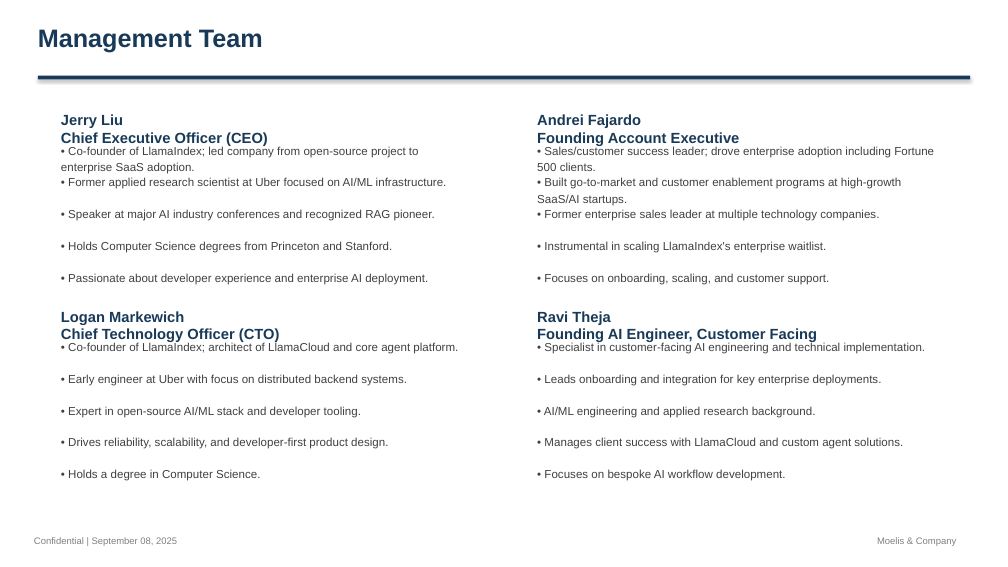
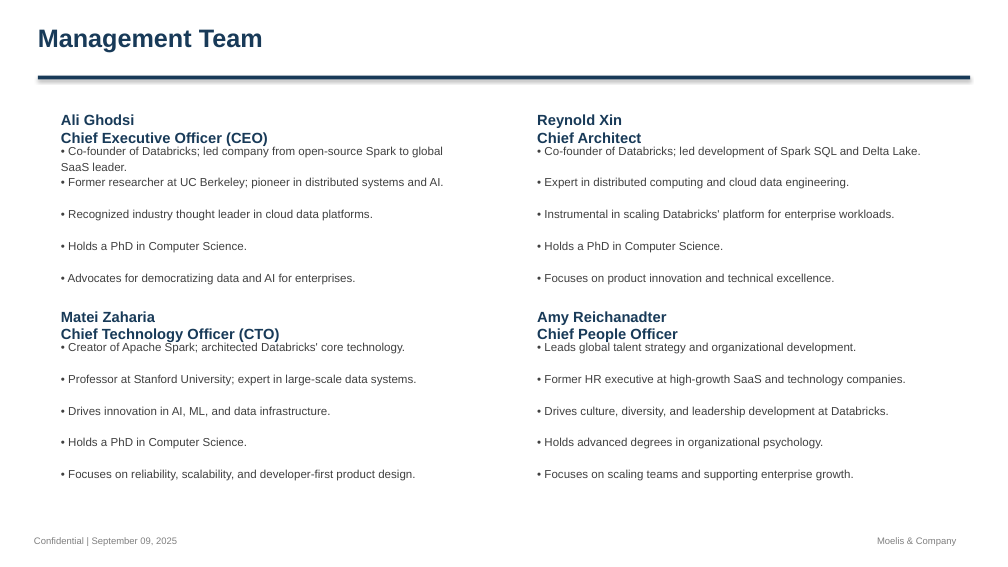
Before and after one commit to alinvb/slide_generator, a slide deck: slide 2 of ai_generated_deck.pptx (slide 5 before the commit). Drawn at 1008x567 pixels with LibreOffice and Linux fonts; fonts in the diff are those of the drawing. Boxes give left, top, right and bottom in pixels: in the first picture for what was removed or moved away, otherwise in the second. Text is boxed around its words. In the diff, an @@ line names an element or a change of style, - is before the commit and + after.

```diff
--- a/ai_generated_deck.pptx
+++ b/ai_generated_deck.pptx
@@ text at <box>61,114,268,146</box>: text changed @@
-Jerry Liu
-Chief Executive Officer (CEO)
+Ali Ghodsi
+Chief Executive Officer (CEO)
@@ text at <box>537,114,642,143</box>: text changed @@
-Andrei Fajardo
-Founding Account Executive
+Reynold Xin
+Chief Architect
@@ text at <box>61,146,443,171</box>: text changed @@
-• Co-founder of LlamaIndex; led company from open-source project to enterprise SaaS adoption.
+• Co-founder of Databricks; led company from open-source Spark to global SaaS leader.
@@ text at <box>544,146,921,158</box>: text changed @@
-• Sales/customer success leader; drove enterprise adoption including Fortune 500 clients.
+• Co-founder of Databricks; led development of Spark SQL and Delta Lake.
@@ text at <box>68,177,444,189</box>: text changed @@
-• Former applied research scientist at Uber focused on AI/ML infrastructure.
+• Former researcher at UC Berkeley; pioneer in distributed systems and AI.
@@ text at <box>544,177,850,189</box>: text changed @@
-• Built go-to-market and customer enablement programs at high-growth SaaS/AI startups.
+• Expert in distributed computing and cloud data engineering.
@@ text at <box>68,209,373,221</box>: text changed @@
-• Speaker at major AI industry conferences and recognized RAG pioneer.
+• Recognized industry thought leader in cloud data platforms.
@@ text at <box>544,209,894,221</box>: text changed @@
-• Former enterprise sales leader at multiple technology companies.
+• Instrumental in scaling Databricks' platform for enterprise workloads.
@@ text at <box>68,241,247,253</box>: text changed @@
-• Holds Computer Science degrees from Princeton and Stanford.
+• Holds a PhD in Computer Science.
@@ text at <box>544,241,723,253</box>: text changed @@
-• Instrumental in scaling LlamaIndex's enterprise waitlist.
+• Holds a PhD in Computer Science.
@@ text at <box>68,273,355,285</box>: text changed @@
-• Passionate about developer experience and enterprise AI deployment.
+• Advocates for democratizing data and AI for enterprises.
@@ text at <box>544,273,835,285</box>: text changed @@
-• Focuses on onboarding, scaling, and customer support.
+• Focuses on product innovation and technical excellence.
@@ text at <box>61,311,280,342</box>: text changed @@
-Logan Markewich
-Chief Technology Officer (CTO)
+Matei Zaharia
+Chief Technology Officer (CTO)
@@ text at <box>537,311,677,342</box>: text changed @@
-Ravi Theja
-Founding AI Engineer, Customer Facing
+Amy Reichanadter
+Chief People Officer
@@ text at <box>68,342,405,354</box>: text changed @@
-• Co-founder of LlamaIndex; architect of LlamaCloud and core agent platform.
+• Creator of Apache Spark; architected Databricks' core technology.
@@ text at <box>544,342,856,354</box>: text changed @@
-• Specialist in customer-facing AI engineering and technical implementation.
+• Leads global talent strategy and organizational development.
@@ text at <box>68,374,417,386</box>: text changed @@
-• Early engineer at Uber with focus on distributed backend systems.
+• Professor at Stanford University; expert in large-scale data systems.
@@ text at <box>544,374,906,386</box>: text changed @@
-• Leads onboarding and integration for key enterprise deployments.
+• Former HR executive at high-growth SaaS and technology companies.
@@ text at <box>68,406,331,417</box>: text changed @@
-• Expert in open-source AI/ML stack and developer tooling.
+• Drives innovation in AI, ML, and data infrastructure.
@@ text at <box>544,406,889,418</box>: text changed @@
-• AI/ML engineering and applied research background.
+• Drives culture, diversity, and leadership development at Databricks.
@@ text at <box>68,437,247,449</box>: text changed @@
-• Drives reliability, scalability, and developer-first product design.
+• Holds a PhD in Computer Science.
@@ text at <box>544,437,823,449</box>: text changed @@
-• Manages client success with LlamaCloud and custom agent solutions.
+• Holds advanced degrees in organizational psychology.
@@ text at <box>68,469,415,481</box>: text changed @@
-• Holds a degree in Computer Science.
+• Focuses on reliability, scalability, and developer-first product design.
@@ text at <box>544,469,854,481</box>: text changed @@
-• Focuses on bespoke AI workflow development.
+• Focuses on scaling teams and supporting enterprise growth.
```
Also in this commit, not shown: 4 other slides changed, 1 slide added, 10 slides removed, 4 other files.
